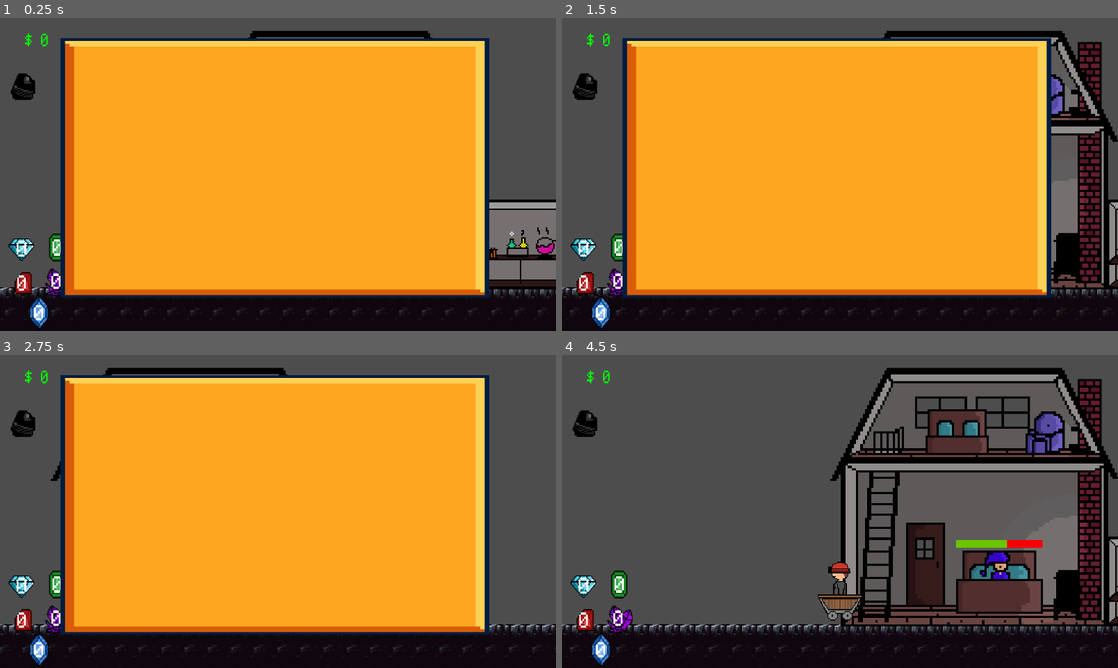
Above: before the commit, frames 1-4 (two rows, left to right).
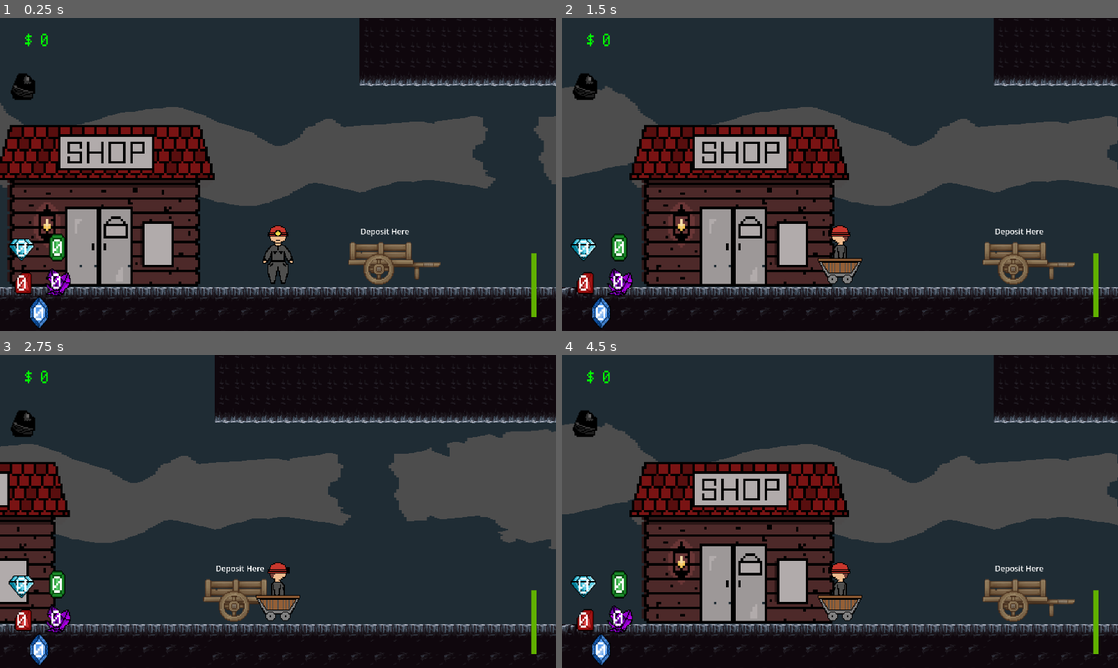
Above: after the commit, the same moments.

Repository: Jrees98/Pirate_Jam_15
Game: Godot game, scene res://Scenes/main.tscn
The game is run twice, just before and just after one commit, with the same random seed, the same clock (stepped at 60 frames per second) and the same inputs. The project has no main scene, so this scene is started directly.
Inputs (mouse positions are in pixels of both pictures, inside the frame that each line leads up to):
- Up to frame 1 (0.25 s): no input
- Up to frame 2 (1.5 s): move the mouse to (962, 158) at 0.52 s; hold D (move_right) 0.53-1.28 s; hold E (interact) 0.53-1.28 s; move the mouse to (728, 190) at 1.27 s; hold A (move_left) from 1.28 s (still down); tap M (minecart) at 1.35 s
- Up to frame 3 (2.75 s): move the mouse to (333, 442) at 2.02 s; release A (move_left) at 2.03 s; hold D (move_right) from 2.03 s (still down); hold E (interact) from 2.03 s (still down)
- Up to frame 4 (4.5 s): move the mouse to (812, 574) at 2.77 s; release E (interact) at 2.78 s; tap M (minecart) at 2.85, 4.35 s; move the mouse to (1006, 558) at 3.52 s; release D (move_right) at 3.53 s; hold E (interact) 3.53-4.28 s; hold A (move_left) from 3.53 s (still down); move the mouse to (673, 464) at 4.27 s

The runs differ from the first frame. In frame 1, 87% of the frame differs, in the area x 0-100%, y 0-98%; in frame 2, 84%; in frame 3, 83%; in frame 4, 74%.
Error after the commit: Attempt to call function 'show' in base 'null instance' on a null instance. (res://Scripts/mining_node.gd:24)

Commit message:
add player sanity bar

Diff:
--- a/Global.gd
+++ b/Global.gd
@@ -16,6 +16,8 @@
 var personal_inventory_size : int
 var move_speed : int
 var mine_time : float
+
+var regen_energy : bool
 # Called when the node enters the scene tree for the first time.
 func _ready():
 	blue_gem_chance = 20
@@ -29,6 +31,7 @@
 	personal_inventory_size = 0
 	move_speed = 300
 	mine_time = 1
+	regen_energy = true
 
 
 # Called every frame. 'delta' is the elapsed time since the previous frame.
--- a/Scenes/alchemist.tscn
+++ b/Scenes/alchemist.tscn
@@ -1,8 +1,10 @@
-[gd_scene load_steps=12 format=3 uid="uid://cn65df43la0dm"]
+[gd_scene load_steps=14 format=3 uid="uid://cn65df43la0dm"]
 
 [ext_resource type="Texture2D" uid="uid://daff0g277dbso" path="res://Assets/Untitled 22.png" id="1_17htp"]
 [ext_resource type="Script" path="res://Scenes/alchemist.gd" id="1_b7g03"]
 [ext_resource type="Texture2D" uid="uid://dpwqtlwwx40im" path="res://Assets/UI_Flat_Frame_02_Standard.png" id="2_ytyaj"]
+[ext_resource type="Texture2D" uid="uid://b157jm05irlvi" path="res://Assets/Untitled 14.png" id="4_mrn3j"]
+[ext_resource type="Texture2D" uid="uid://dxw4ehiic2cl7" path="res://Assets/arrow.png" id="5_e0dga"]
 
 [sub_resource type="AtlasTexture" id="AtlasTexture_1qv2i"]
 atlas = ExtResource("1_17htp")
@@ -67,6 +69,7 @@
 shape = SubResource("RectangleShape2D_ykcnq")
 
 [node name="CanvasLayer" type="CanvasLayer" parent="."]
+visible = false
 
 [node name="Panel" type="Panel" parent="CanvasLayer"]
 anchors_preset = 15
@@ -81,5 +84,22 @@
 scale = Vector2(18.5052, 11.1875)
 texture = ExtResource("2_ytyaj")
 
+[node name="Green_Gem" type="Sprite2D" parent="CanvasLayer/Panel/Background"]
+position = Vector2(-30.64, -24.7598)
+scale = Vector2(0.521953, 0.639665)
+texture = ExtResource("4_mrn3j")
+
+[node name="Arrow_Down" type="Sprite2D" parent="CanvasLayer/Panel/Background/Green_Gem"]
+position = Vector2(-0.207064, 21.3799)
+rotation = 3.14159
+scale = Vector2(0.463258, 0.468536)
+texture = ExtResource("5_e0dga")
+
+[node name="Button" type="Button" parent="CanvasLayer/Panel/Background/Green_Gem/Arrow_Down"]
+offset_left = -4.91671
+offset_top = -11.035
+offset_right = 4.08329
+offset_bottom = 11.965
+
 [connection signal="body_entered" from="." to="." method="_on_body_entered"]
 [connection signal="body_exited" from="." to="." method="_on_body_exited"]
--- a/Scenes/main.tscn
+++ b/Scenes/main.tscn
@@ -15,12 +15,15 @@
 [sub_resource type="StyleBoxFlat" id="StyleBoxFlat_kjx02"]
 bg_color = Color(0.411765, 0.772549, 0, 1)
 
+[sub_resource type="RectangleShape2D" id="RectangleShape2D_drd1y"]
+size = Vector2(2691.5, 393.5)
+
 [node name="Main" type="Node2D"]
 position = Vector2(1, 0)
 script = ExtResource("1_q3ypa")
 
 [node name="Player" parent="." instance=ExtResource("2_sw14p")]
-position = Vector2(-5755, 288)
+position = Vector2(-1429, 289)
 
 [node name="MiningNode" parent="." instance=ExtResource("4_c3t3l")]
 position = Vector2(-91, 281)
@@ -36,7 +39,7 @@
 
 [node name="Alchemist" parent="." instance=ExtResource("7_r5ovd")]
 position = Vector2(-5194, 199)
-scale = Vector2(3, 3)
+scale = Vector2(2.99913, 3)
 
 [node name="House" type="Sprite2D" parent="."]
 position = Vector2(-5624, 90)
@@ -61,6 +64,16 @@
 [node name="Timer" type="Timer" parent="House"]
 autostart = true
 
+[node name="MiningArea" type="Area2D" parent="."]
+collision_layer = 0
+collision_mask = 2
+
+[node name="CollisionShape2D" type="CollisionShape2D" parent="MiningArea"]
+position = Vector2(485.25, 160.25)
+shape = SubResource("RectangleShape2D_drd1y")
+
 [connection signal="change_area" from="TileMap" to="." method="_on_tile_map_change_area"]
 [connection signal="wagon_entered" from="Wagon" to="." method="_on_wagon_wagon_entered"]
 [connection signal="timeout" from="House/Timer" to="." method="_on_timer_timeout"]
+[connection signal="body_entered" from="MiningArea" to="." method="_on_mining_area_body_entered"]
+[connection signal="body_exited" from="MiningArea" to="." method="_on_mining_area_body_exited"]
--- a/Scenes/player.tscn
+++ b/Scenes/player.tscn
@@ -73,6 +73,9 @@
 
 [sub_resource type="RectangleShape2D" id="RectangleShape2D_fabt6"]
 size = Vector2(71, 119)
+
+[sub_resource type="StyleBoxFlat" id="StyleBoxFlat_al6ms"]
+bg_color = Color(0.380392, 0.694118, 0, 1)
 
 [node name="Player" type="CharacterBody2D" groups=["player"]]
 collision_layer = 2
@@ -214,7 +217,26 @@
 theme_override_fonts/font = ExtResource("5_nfwr5")
 text = "Coins: "
 
+[node name="ProgressBar" type="ProgressBar" parent="RockNodeUI"]
+offset_left = 2201.0
+offset_top = 974.0
+offset_right = 2205.0
+offset_bottom = 1001.0
+scale = Vector2(5.60836, 9.80262)
+theme_override_styles/fill = SubResource("StyleBoxFlat_al6ms")
+value = 100.0
+fill_mode = 3
+show_percentage = false
+
+[node name="RegainEnergy" type="Timer" parent="RockNodeUI/ProgressBar"]
+wait_time = 0.1
+
+[node name="LoseEnergy" type="Timer" parent="RockNodeUI/ProgressBar"]
+
 [node name="Camera2D" type="Camera2D" parent="."]
 zoom = Vector2(2, 2)
 limit_top = -200
 limit_bottom = 450
+
+[connection signal="timeout" from="RockNodeUI/ProgressBar/RegainEnergy" to="." method="_on_regain_energy_timeout"]
+[connection signal="timeout" from="RockNodeUI/ProgressBar/LoseEnergy" to="." method="_on_lose_energy_timeout"]
--- a/Scripts/main.gd
+++ b/Scripts/main.gd
@@ -29,3 +29,17 @@
 
 func end_game():
 	print("Game Over")
+
+
+
+
+
+func _on_mining_area_body_entered(body):
+	$Player/RockNodeUI/ProgressBar/LoseEnergy.start()
+	$Player/RockNodeUI/ProgressBar/RegainEnergy.stop()
+
+
+
+func _on_mining_area_body_exited(body):
+	$Player/RockNodeUI/ProgressBar/LoseEnergy.stop()
+	$Player/RockNodeUI/ProgressBar/RegainEnergy.start()
--- a/Scripts/player.gd
+++ b/Scripts/player.gd
@@ -44,6 +44,7 @@
 
 
 
+
 	#update UI counts
 	$RockNodeUI/HBoxContainer/CoalSprite/CoalQuantity.text = str(Global.total_coal)
 	$RockNodeUI/HBoxContainer/BlueGemSprite/GemQuantity.text = str(Global.total_gems)
@@ -53,3 +54,14 @@
 	$RockNodeUI/HBoxContainer/PurpleGemSprite4/GemQuantity.text = str(Global.total_purplegem)
 	$RockNodeUI/HBoxContainer/WhiteGemSprite5/GemQuantity.text = str(Global.total_whitegem)
 	speed = Global.move_speed
+
+
+
+
+
+func _on_regain_energy_timeout():
+	$RockNodeUI/ProgressBar.value += 10
+
+
+func _on_lose_energy_timeout():
+	$RockNodeUI/ProgressBar.value -= 10
Not shown: 1 places in Scenes/main.tscn that only renumber resources
Not shown: 1 places in Scenes/player.tscn that only renumber resources
